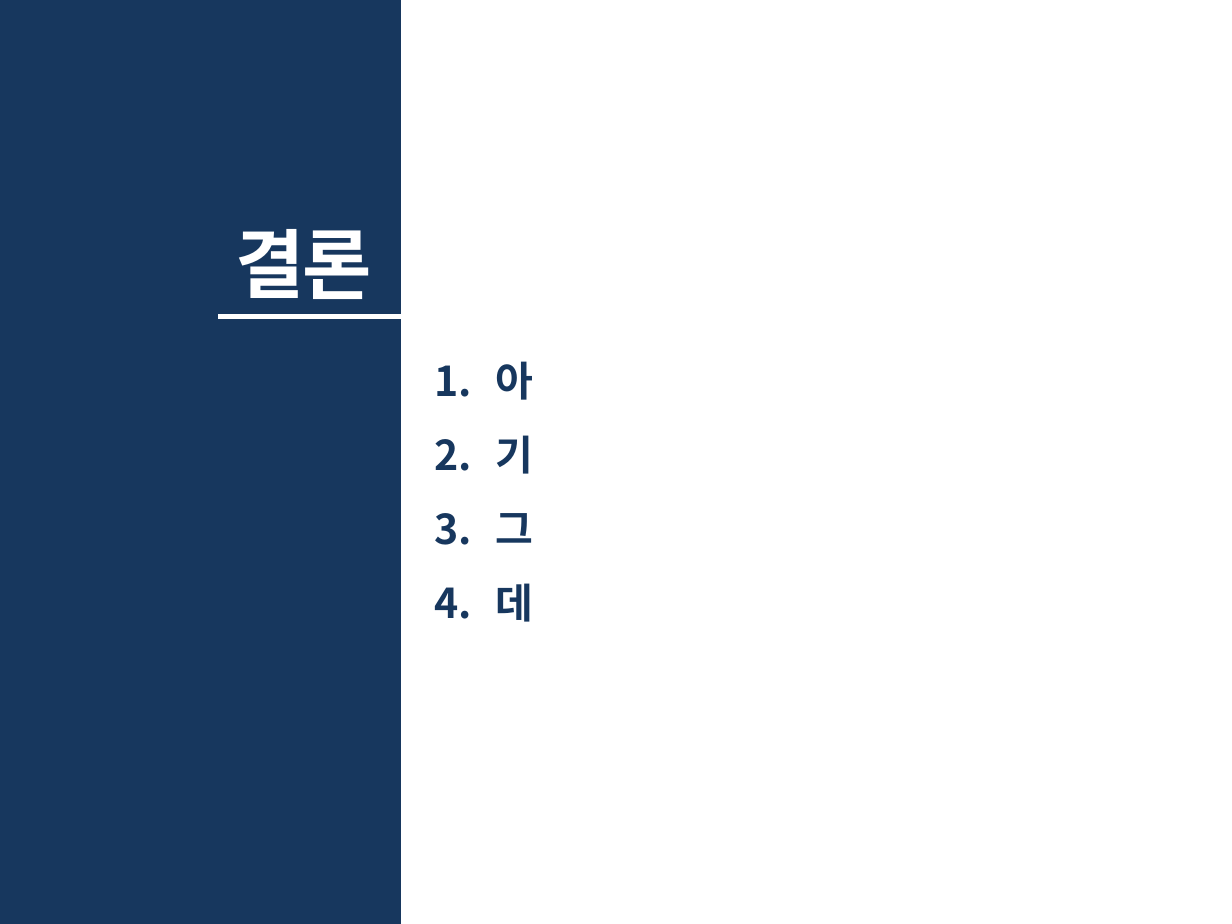
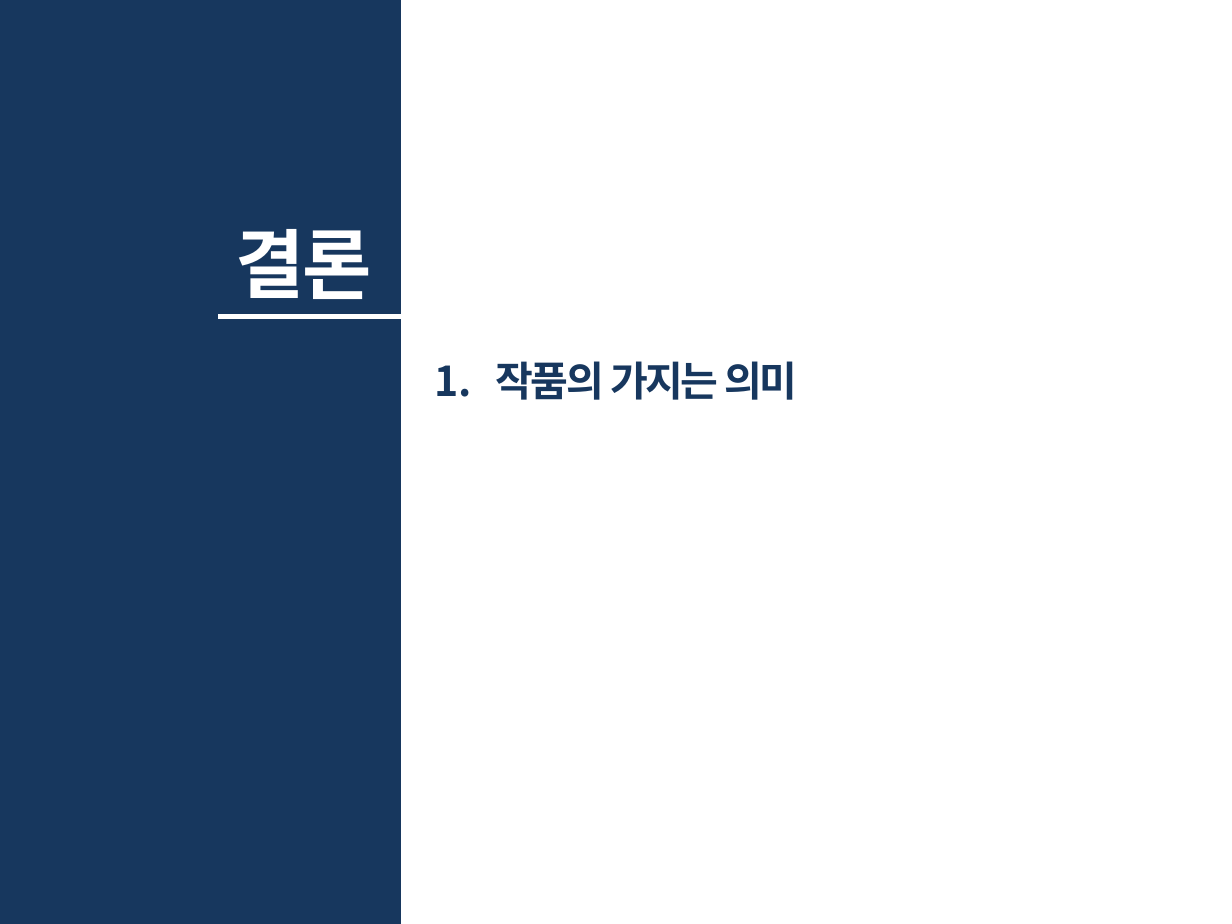
Before and after one commit to 201411108/Black-Android-app-for-eye, a slide deck: slide 14 of Document/발표PPT양식.pptx. Drawn at 1232x924 pixels with LibreOffice and Linux fonts; fonts in the diff are those of the drawing. Boxes give left, top, right and bottom in pixels: in the first picture for what was removed or moved away, otherwise in the second. Text is boxed around its words. In the diff, an @@ line names an element or a change of style, - is before the commit and + after.

```diff
--- a/Document/발표PPT양식.pptx
+++ b/Document/발표PPT양식.pptx
@@ text at (x1=496, y1=361, x2=798, y2=400): text changed @@
-1. 아
-2. 기
-3. 그
-4. 데
+1. 작품의 가지는 의미
```
Also in this commit, not shown: 2 other slides changed.
